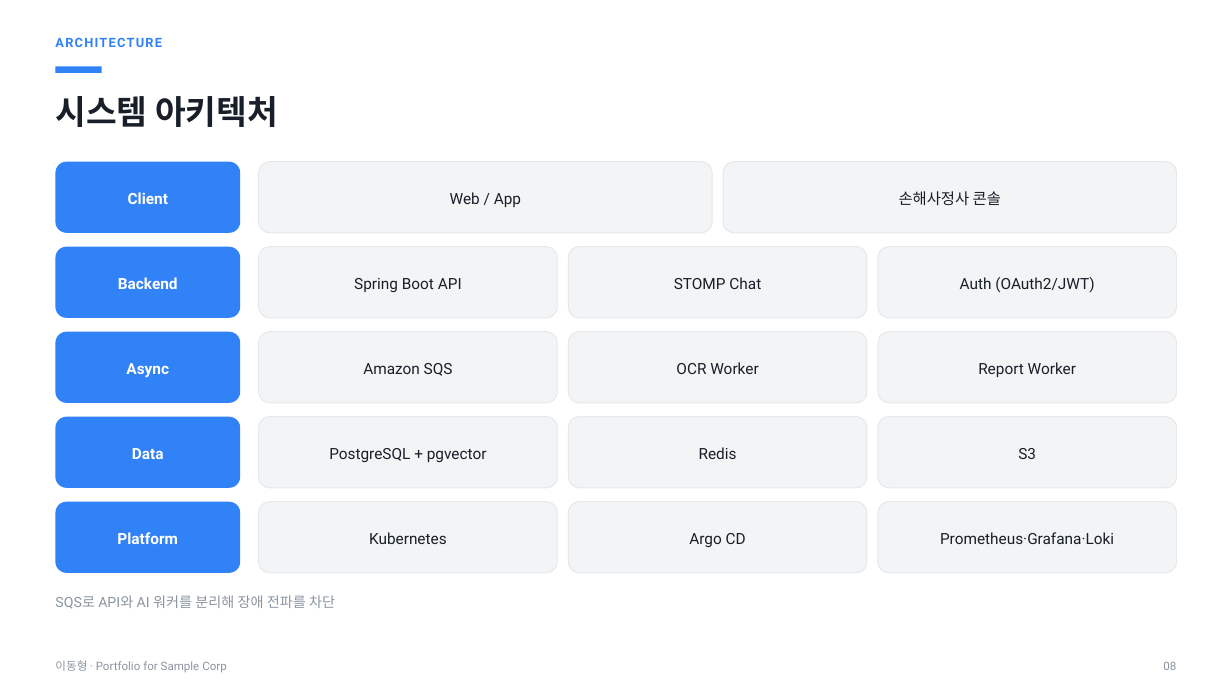
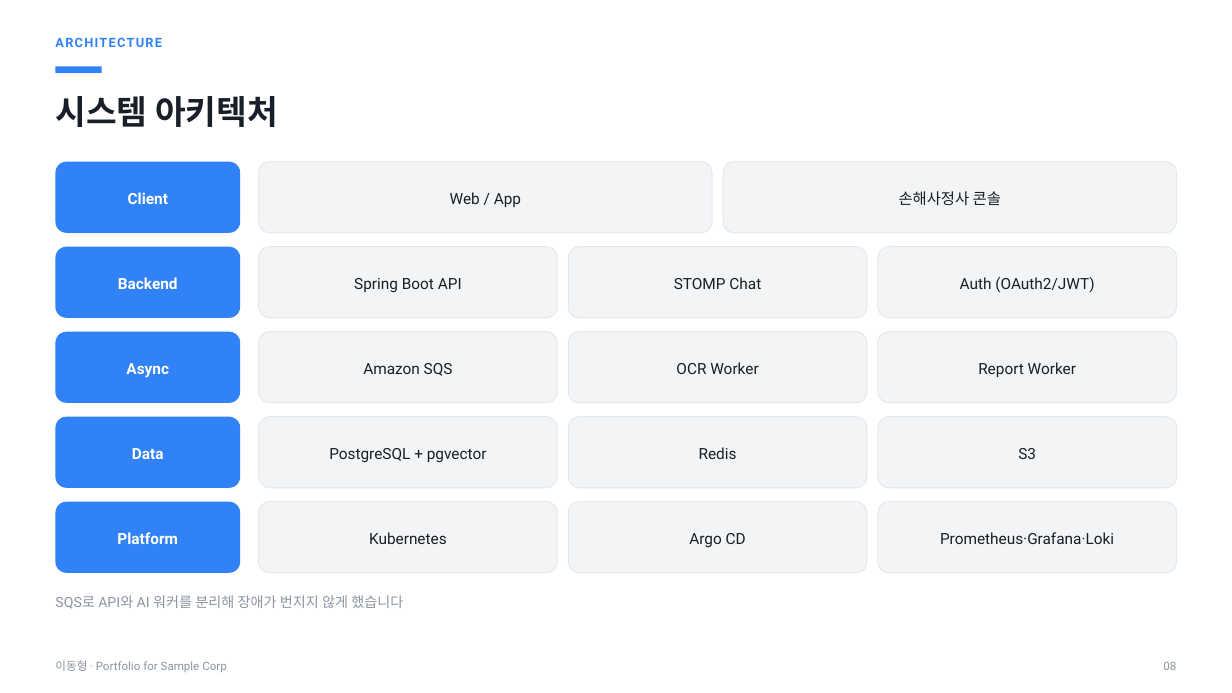
Before and after one commit to donghoong2/company-portfolio, a slide deck: slide 8 of output/_sample_portfolio.pptx. Drawn at 1232x693 pixels with LibreOffice and Linux fonts; fonts in the diff are those of the drawing. Boxes give left, top, right and bottom in pixels: in the first picture for what was removed or moved away, otherwise in the second. Text is boxed around its words. In the diff, an @@ line names an element or a change of style, - is before the commit and + after.

```diff
--- a/output/_sample_portfolio.pptx
+++ b/output/_sample_portfolio.pptx
@@ text at (55, 595, 403, 609): text changed @@
-SQS로 API와 AI 워커를 분리해 장애 전파를 차단
+SQS로 API와 AI 워커를 분리해 장애가 번지지 않게 했습니다
```
Also in this commit, not shown: 6 other slides changed, 15 other files.
